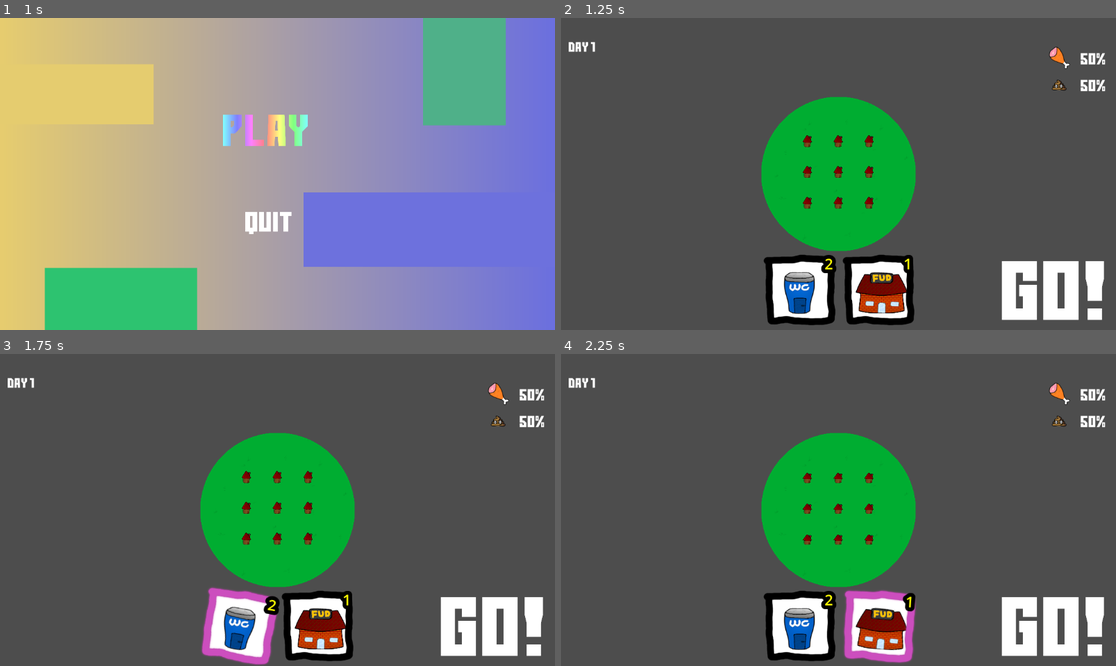
Above: before the commit, frames 1-4 (two rows, left to right).
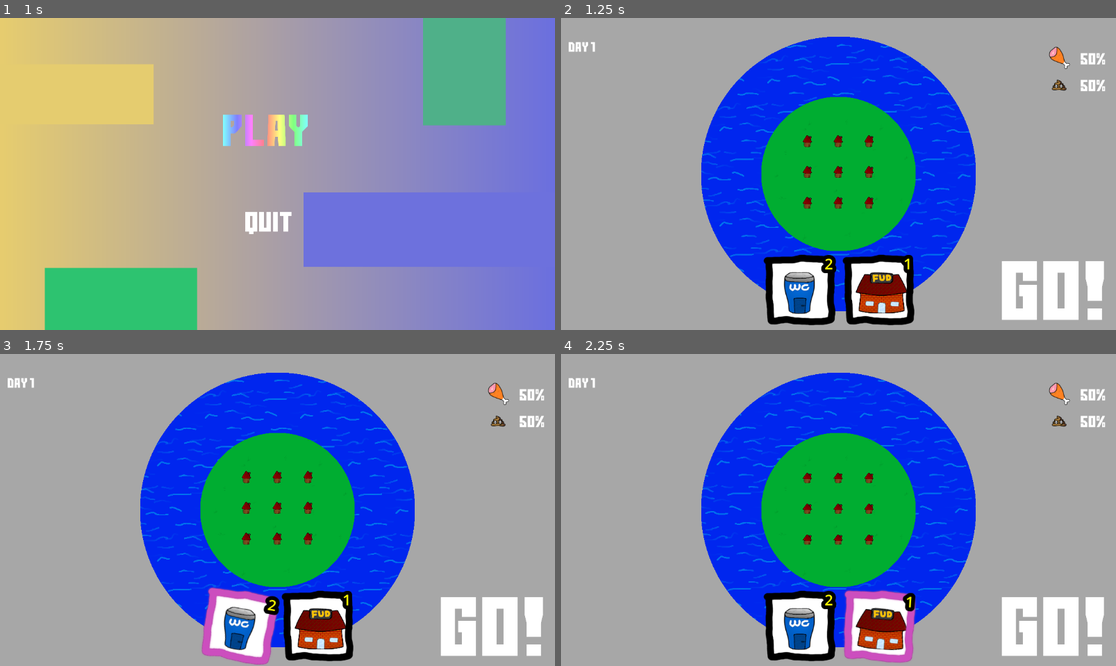
Above: after the commit, the same moments.

Repository: Viggzta/gmtk-jam-2024
Game: Godot game, scene res://main_menu.tscn
Same seed, same stepped clock (60 frames per second), same inputs: the game is played once before the commit and once after it. Sound files missing from this copy of the repository are replaced by a short silence.
Inputs (mouse positions are in pixels of both pictures, inside the frame that each line leads up to):
- Up to frame 1 (1 s): click (271, 130) at 0.5 s
- Up to frame 2 (1.25 s): no input
- Up to frame 3 (1.75 s): click "2" at 1.25 s
- Up to frame 4 (2.25 s): click "1" at 2 s

Frame 1 is identical in both runs. In frame 2, 81% of the frame differs, in the area x 0-100%, y 0-100%; in frame 3, 81%; in frame 4, 81%.

Commit message:
Add water

Diff:
--- a/src/project.godot
+++ b/src/project.godot
@@ -86,3 +86,4 @@
 
 renderer/rendering_method="gl_compatibility"
 renderer/rendering_method.mobile="gl_compatibility"
+environment/defaults/default_clear_color=Color(0.654232, 0.654232, 0.654232, 1)
--- a/src/scenes/levels/background_control.gd
+++ b/src/scenes/levels/background_control.gd
@@ -1,6 +1,7 @@
 extends Control
 
-@onready var color_rect: ColorRect = $ColorRect
+@onready var platform: ColorRect = $ColorRectPlatform
+@onready var water: ColorRect = $ColorRectWater
 
 func _ready() -> void:
 	process_mode = Node.ProcessMode.PROCESS_MODE_DISABLED
--- a/src/scenes/levels/the_level.gd
+++ b/src/scenes/levels/the_level.gd
@@ -7,7 +7,8 @@
 @onready var dude_root: Node2D = $DudeRoot
 @onready var building_root: Node2D = $Navmesh/BuildingRoot
 @onready var navmesh: NavigationRegion2D = $Navmesh
-@onready var background_rect: ColorRect = $BackgroundControl/ColorRect
+@onready var background_rect: ColorRect = $BackgroundControl/ColorRectPlatform
+@onready var water_rect: ColorRect = $BackgroundControl/ColorRectWater
 
 
 @export var buildable_radius: float = 2
@@ -108,8 +109,14 @@
 		current_max_radius = radius
 	navmesh.bake_navigation_polygon()
 	var temp_radius: float = radius * building_offset + dude_spawn_offset + platform_extra_offset
-	background_rect.position = Vector2(-temp_radius, -temp_radius)
-	background_rect.size = Vector2(temp_radius * 2, temp_radius * 2)
+	_resize_platform(temp_radius)
+
+func _resize_platform(r: float) -> void:
+	background_rect.position = Vector2(-r, -r)
+	background_rect.size = Vector2(r * 2, r * 2)
+	var r2: float = r + 500.0
+	water_rect.position = Vector2(-r2, -r2)
+	water_rect.size = Vector2(r2 * 2, r2 * 2)
 
 func _ready() -> void:
 	Globals.current_state = Globals.GameState.Setup
--- a/src/scenes/levels/the_level.tscn
+++ b/src/scenes/levels/the_level.tscn
@@ -12,6 +12,7 @@
 [ext_resource type="PackedScene" uid="uid://dlt5hvje4cgux" path="res://scenes/ui/action_bar.tscn" id="7_56pmc"]
 [ext_resource type="Script" path="res://scenes/levels/music_player.gd" id="7_ouja1"]
 [ext_resource type="PackedScene" path="res://scenes/ui/day_ui.tscn" id="8_yypo5"]
+[ext_resource type="Material" uid="uid://c2jvxc03e5iwf" path="res://scripts/level_base/backestground_material.tres" id="10_20baa"]
 
 [sub_resource type="NavigationPolygon" id="NavigationPolygon_rxodp"]
 vertices = PackedVector2Array(47, -16, 32628.4, 18074.1, -27086.6, 18241.9, -49, -16, -30196.4, -20093.7, -49, -125, 33389.6, -22223.3, 47, -125)
@@ -77,7 +78,23 @@
 offset_bottom = 40.0
 script = ExtResource("2_s734i")
 
-[node name="ColorRect" type="ColorRect" parent="BackgroundControl"]
+[node name="ColorRectWater" type="ColorRect" parent="BackgroundControl"]
+material = ExtResource("10_20baa")
+layout_mode = 1
+anchors_preset = 8
+anchor_left = 0.5
+anchor_top = 0.5
+anchor_right = 0.5
+anchor_bottom = 0.5
+offset_left = -290.0
+offset_top = -290.0
+offset_right = 210.0
+offset_bottom = 210.0
+grow_horizontal = 2
+grow_vertical = 2
+metadata/_edit_use_anchors_ = true
+
+[node name="ColorRectPlatform" type="ColorRect" parent="BackgroundControl"]
 material = ExtResource("5_dbp6e")
 layout_mode = 1
 anchors_preset = 8
--- a/src/scripts/level_base/backestground.gdshader
+++ b/src/scripts/level_base/backestground.gdshader
@@ -1,7 +1,22 @@
 shader_type canvas_item;
+render_mode world_vertex_coords;
 
-uniform sampler2D inTexture;
+uniform sampler2D inTexture : filter_nearest, repeat_enable;
+uniform float speed_scroll = 1.;
+uniform float speed_wave = 1.;
+uniform float amplitude = 1.;
+uniform float scale = 1.;
 
 void fragment() {
-	COLOR = texture(inTexture, UV);
+    vec2 viewport_size = 1.0 / SCREEN_PIXEL_SIZE;
+    float aspect_ratio = viewport_size.x / viewport_size.y;
+	vec2 bgUV = UV + vec2(TIME * speed_scroll, sin(TIME * speed_wave) * amplitude);
+	vec4 bg = texture(inTexture, bgUV * scale);
+
+    vec2 position = (UV - 0.5) * aspect_ratio;
+
+    float circle = 1.0 - step(0.5, length(UV - 0.5));
+
+    vec3 circle_coords = vec3(circle);
+    COLOR = vec4(bg.rgb * circle_coords, circle);
 }
--- /dev/null
+++ b/src/scripts/level_base/backestground_material.tres
@@ -0,0 +1,12 @@
+[gd_resource type="ShaderMaterial" load_steps=3 format=3 uid="uid://c2jvxc03e5iwf"]
+
+[ext_resource type="Shader" path="res://scripts/level_base/backestground.gdshader" id="1_mb86v"]
+[ext_resource type="Texture2D" uid="uid://18t2j6kamrjx" path="res://art/water.png" id="2_utgkh"]
+
+[resource]
+shader = ExtResource("1_mb86v")
+shader_parameter/speed_scroll = 0.01
+shader_parameter/speed_wave = 0.25
+shader_parameter/amplitude = 0.03
+shader_parameter/scale = 2.885
+shader_parameter/inTexture = ExtResource("2_utgkh")
Binary file added: src/art/water.png
Not shown, added: src/art/water.png.import
Not shown: 1 places in src/scenes/levels/the_level.tscn that only renumber resources
